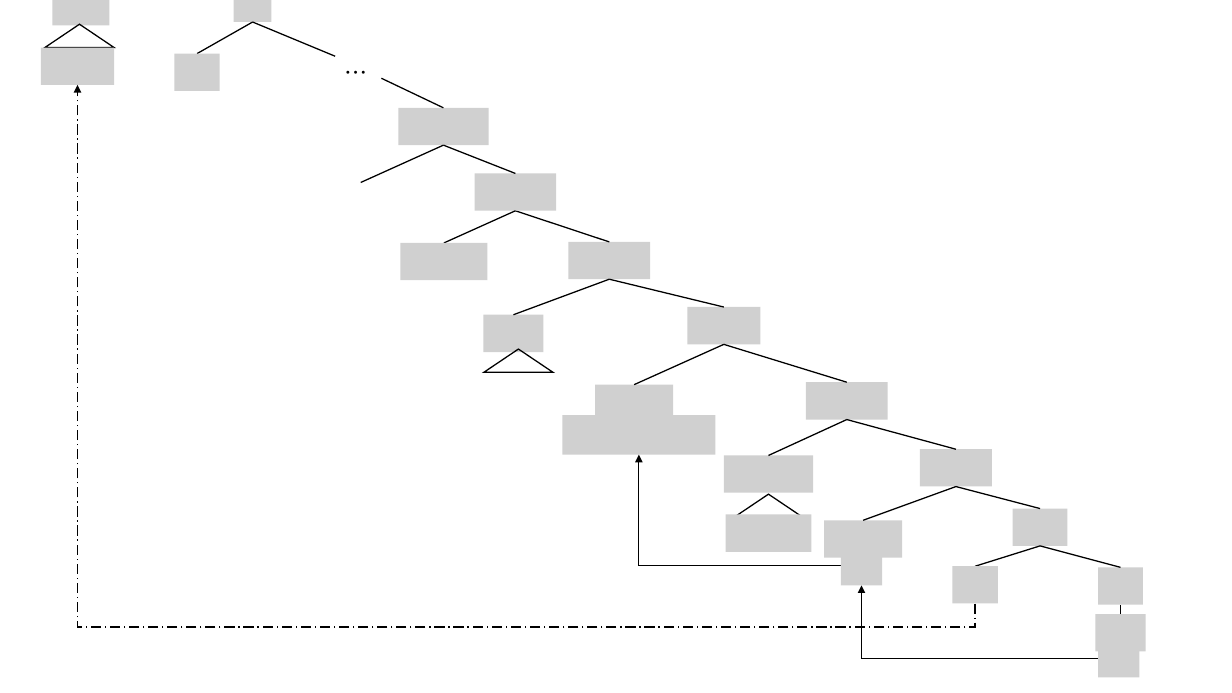
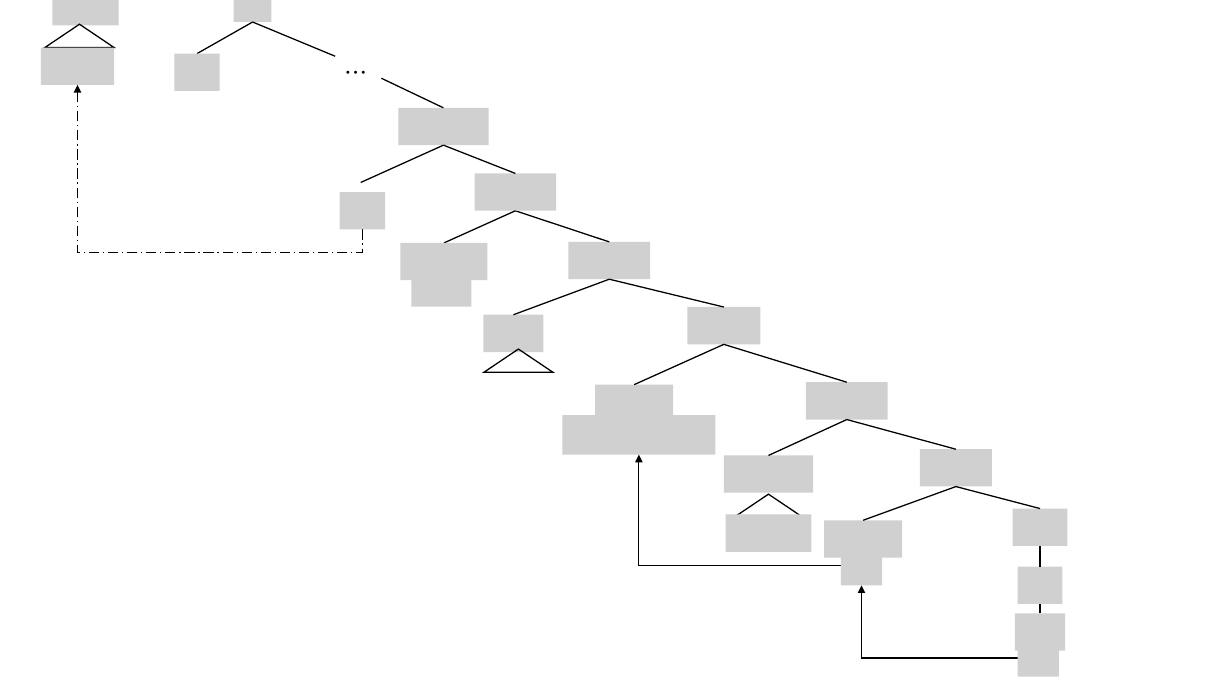
Before and after one commit to NoemieGrf/DegreeSemantic, a slide deck: slide 7 of 正文/latex/pic.pptx. Drawn at 1232x693 pixels with LibreOffice and Linux fonts; fonts in the diff are those of the drawing; grey boxes stand for pictures; background and template pictures are left out. Boxes give left, top, right and bottom in pixels: in the first picture for what was removed or moved away, otherwise in the second. Text is boxed around its words. In the diff, an @@ line names an element or a change of style, - is before the commit and + after.

```diff
--- a/正文/latex/pic.pptx
+++ b/正文/latex/pic.pptx
@@ picture: place and size @@
-picture at (53, 0, 110, 25)
+picture at (53, 0, 119, 25)
@@ elbow arrow moved from (975, 604) - (78, 85) to (362, 229) - (78, 85) @@
@@ picture added at (340, 192, 385, 229) @@
@@ picture added at (411, 269, 471, 306) @@
@@ picture removed at (953, 567, 998, 604) @@
@@ line removed from (1041, 546) to (975, 567) @@
@@ picture added at (1018, 567, 1063, 604) @@
@@ line moved from (1041, 546) - (1121, 567) to (1041, 546) - (1041, 567) @@
@@ picture removed at (1098, 567, 1143, 604) @@
@@ elbow arrow moved from (1098, 659) - (861, 586) to (1018, 658) - (861, 586) @@
@@ picture added at (1015, 614, 1065, 651) @@
@@ line moved from (1121, 615) - (1121, 604) to (1041, 614) - (1041, 604) @@
@@ picture removed at (1095, 615, 1145, 652) @@
@@ picture added at (1018, 640, 1059, 677) @@
@@ picture removed at (1098, 640, 1140, 677) @@
```
Also in this commit, not shown: 1 other slide changed, 1 slide added, 8 other files.
